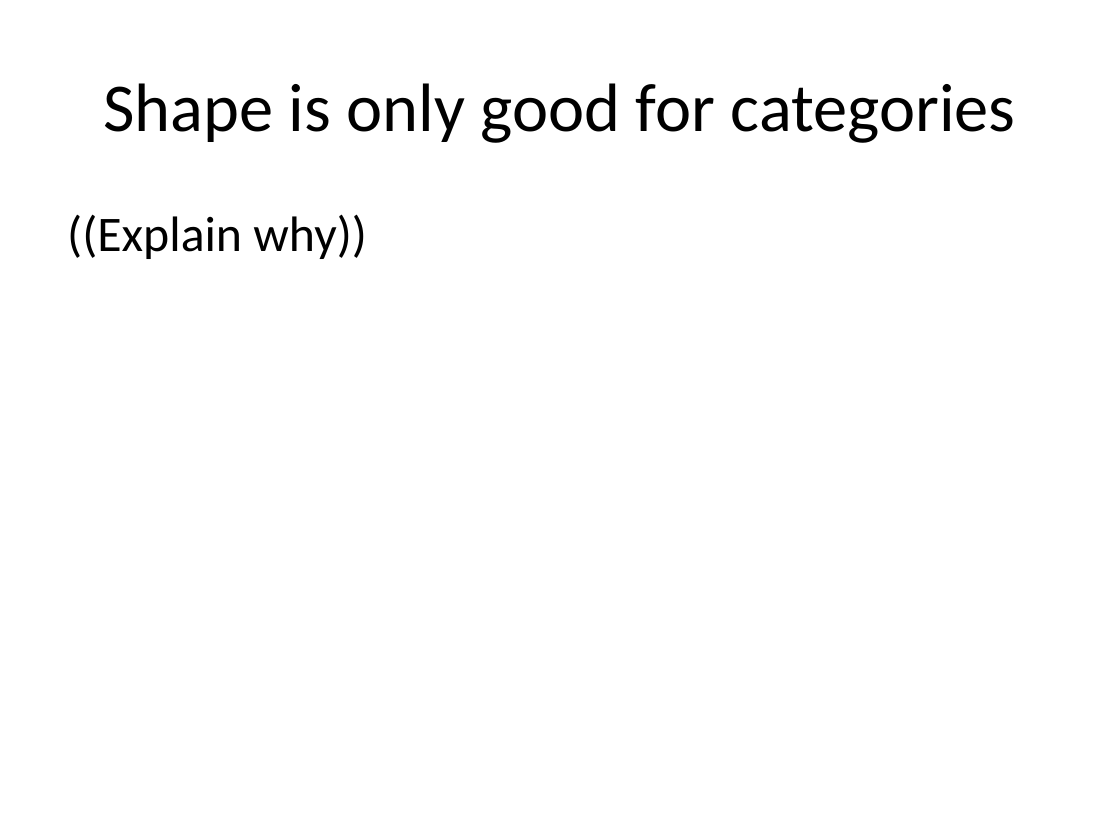
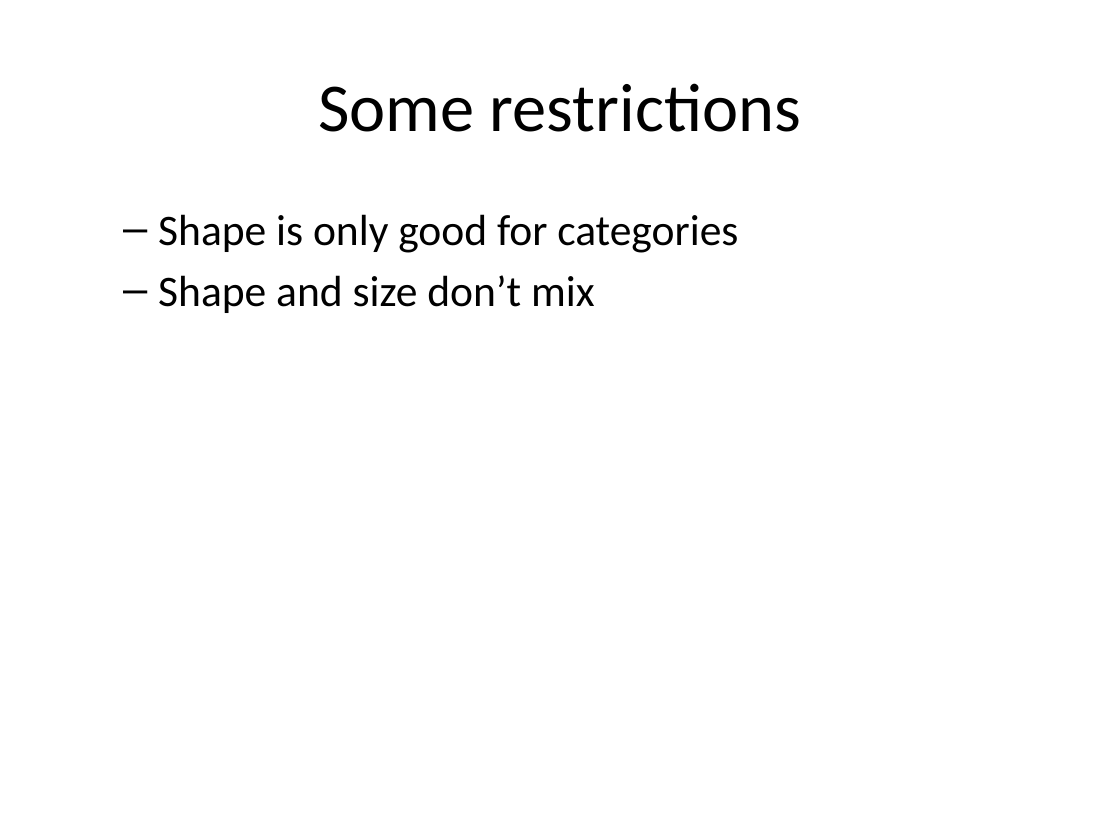
Before and after one commit to pmean/data-visualization, a slide deck: slide 46 of data-viz-01/src/v01-main-scatterplots.pptx (slide 34 before the commit). Drawn at 1120x840 pixels with LibreOffice and Linux fonts; fonts in the diff are those of the drawing. Boxes give left, top, right and bottom in pixels: in the first picture for what was removed or moved away, otherwise in the second. Text is boxed around its words. In the diff, an @@ line names an element or a change of style, - is before the commit and + after.

```diff
--- a/data-viz-01/src/v01-main-scatterplots.pptx
+++ b/data-viz-01/src/v01-main-scatterplots.pptx
@@ title at <box>318,83,801,132</box>: text changed @@
-Shape is only good for categories
+Some restrictions
@@ text at <box>158,214,738,313</box>: text changed; size 32 to 28 pt @@
-((Explain why))
+  – Shape is only good for categories
+  – Shape and size don’t mix
```
Also in this commit, not shown: 5 other slides changed, 17 slides added, 5 slides removed, 47 other files.
